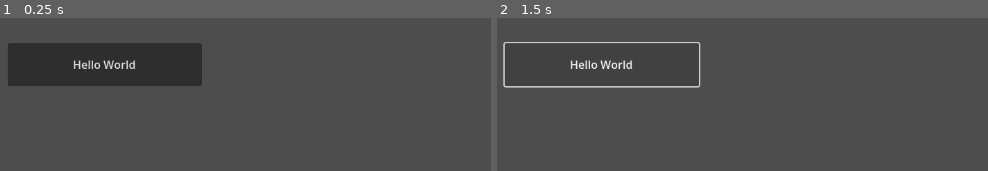
Above: before the commit, frames 1-2 (left to right).
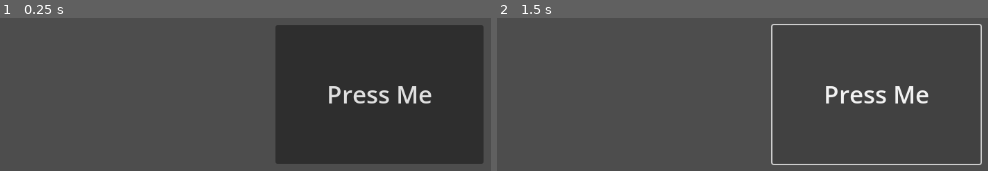
Above: after the commit, the same moments.

Repository: CoryParsnipson/godot-experiments
Game: Godot game, scene res://main.tscn
Two runs of this game, one before a commit and one after it. Both use one fixed random seed, a clock stepped at 60 frames per second and the inputs below.
Inputs:
- Up to frame 1 (0.25 s): no input
- Up to frame 2 (1.5 s): click "Hello World" (after the commit: "Press Me") at 0.5 s; click "Hello World" (after the commit: "Press Me") at 1.25 s

The runs differ from the first frame. In frame 1, 49% of the frame differs, in the area x 1-99%, y 4-96%; in frame 2, 3.7%.

Commit message:
Change styling to center button.

Diff:
--- a/walk/android-plugin/plugin/demo/main.gd
+++ b/walk/android-plugin/plugin/demo/main.gd
@@ -1,4 +1,4 @@
-extends Node2D
+extends Control
 
 var _plugin_name = "GodotStepsCounterPlugin"
 var _android_plugin
--- a/walk/android-plugin/plugin/demo/main.tscn
+++ b/walk/android-plugin/plugin/demo/main.tscn
@@ -2,18 +2,29 @@
 
 [ext_resource type="Script" path="res://main.gd" id="1_j0gfq"]
 
-[node name="Main" type="Node2D"]
+[node name="Main" type="Control"]
+layout_mode = 3
+anchors_preset = 15
+anchor_right = 1.0
+anchor_bottom = 1.0
+grow_horizontal = 2
+grow_vertical = 2
+size_flags_horizontal = 3
+size_flags_vertical = 3
 script = ExtResource("1_j0gfq")
 
-[node name="Button" type="Button" parent="."]
-anchors_preset = 14
-anchor_top = 0.5
+[node name="CenterContainer" type="CenterContainer" parent="."]
+layout_mode = 1
+anchors_preset = 15
 anchor_right = 1.0
-anchor_bottom = 0.5
-offset_left = 40.0
-offset_top = 250.0
-offset_right = 320.0
-offset_bottom = 312.0
-text = "Hello World"
+anchor_bottom = 1.0
+grow_horizontal = 2
+grow_vertical = 2
 
-[connection signal="pressed" from="Button" to="." method="_on_Button_pressed"]
+[node name="Button" type="Button" parent="CenterContainer"]
+custom_minimum_size = Vector2(300, 200)
+layout_mode = 2
+theme_override_font_sizes/font_size = 35
+text = "Press Me"
+
+[connection signal="pressed" from="CenterContainer/Button" to="." method="_on_Button_pressed"]
--- a/walk/android-plugin/plugin/demo/project.godot
+++ b/walk/android-plugin/plugin/demo/project.godot
@@ -19,6 +19,11 @@
 
 settings/stdout/verbose_stdout=true
 
+[display]
+
+window/size/resizable=false
+window/handheld/orientation=6
+
 [editor_plugins]
 
 enabled=PackedStringArray("res://addons/GodotStepsCounterPlugin/plugin.cfg")
